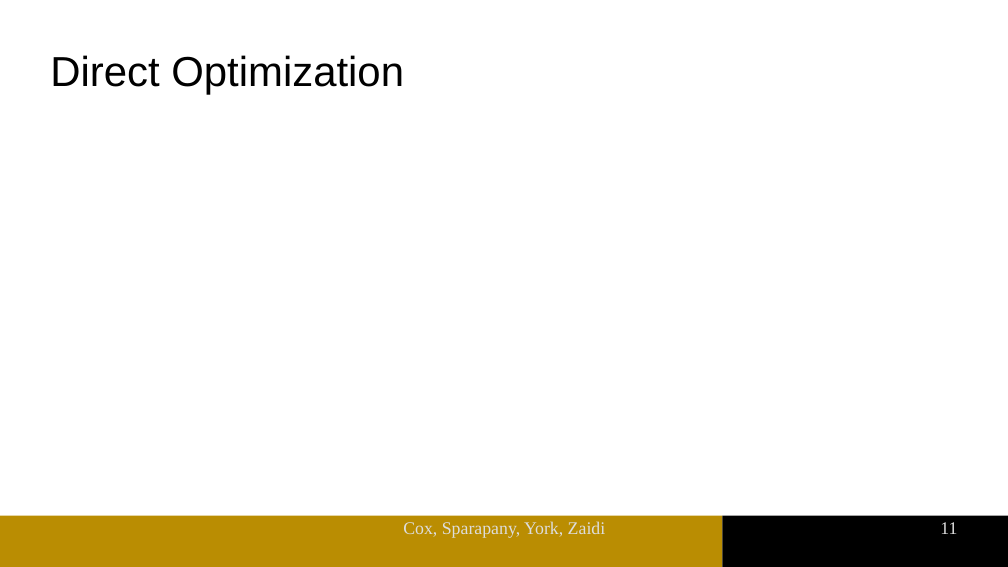
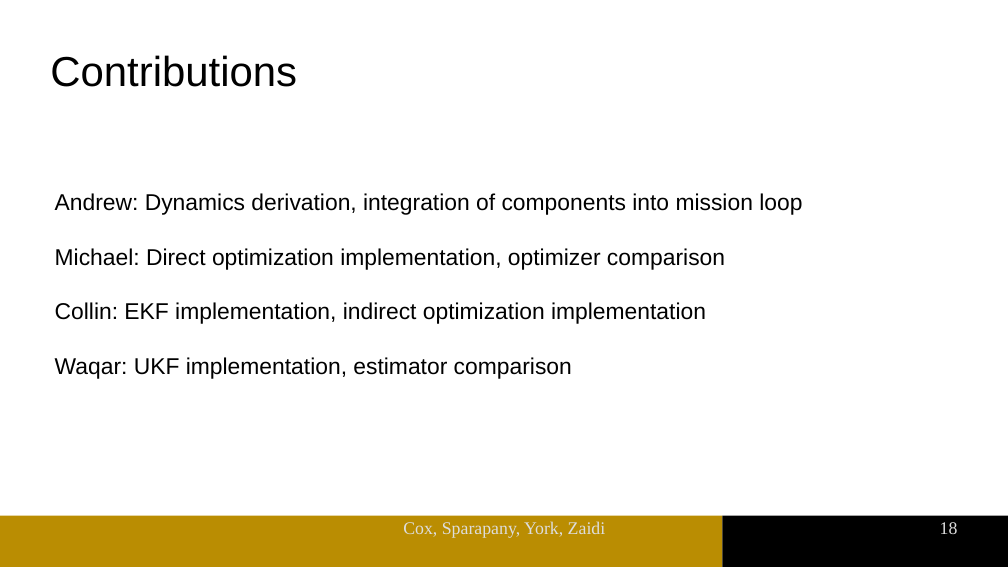
Before and after one commit to msparapa/aae568_project, a slide deck: slide 18 of presentation/MainSlides.odp (slide 11 before the commit). Drawn at 1008x567 pixels with LibreOffice and Linux fonts; fonts in the diff are those of the drawing; background and template pictures are left out. Boxes give left, top, right and bottom in pixels: in the first picture for what was removed or moved away, otherwise in the second. Text is boxed around its words. In the diff, an @@ line names an element or a change of style, - is before the commit and + after.

```diff
--- a/presentation/MainSlides.odp
+++ b/presentation/MainSlides.odp
@@ title at (x1=50, y1=55, x2=297, y2=87): text changed @@
-Direct Optimization
+Contributions
@@ text added at (x1=55, y1=193, x2=802, y2=379), 18 pt, text #000000 @@
+Andrew: Dynamics derivation, integration of components into mission loop
+Michael: Direct optimization implementation, optimizer comparison
+Collin: EKF implementation, indirect optimization implementation
+Waqar: UKF implementation, estimator comparison
@@ page number at (x1=940, y1=522, x2=958, y2=534): text changed @@
-11
+18
```
Also in this commit, not shown: 13 other slides changed, 3 slides added, 1 slide removed, 1 other file.
